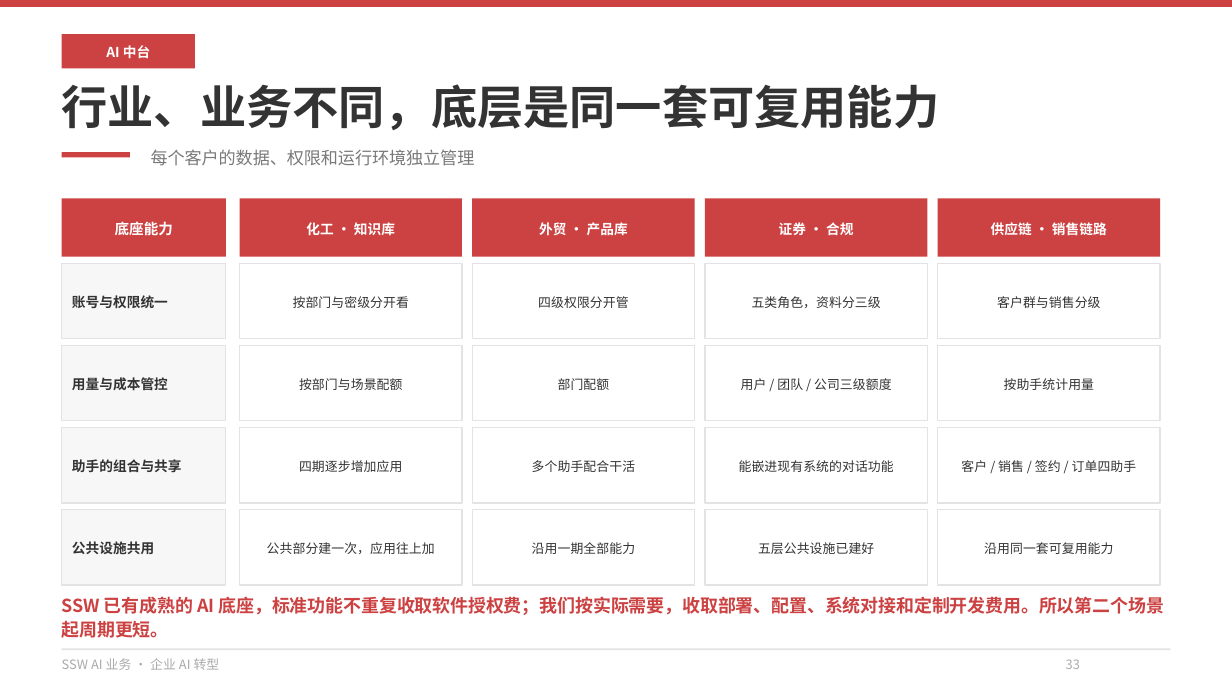
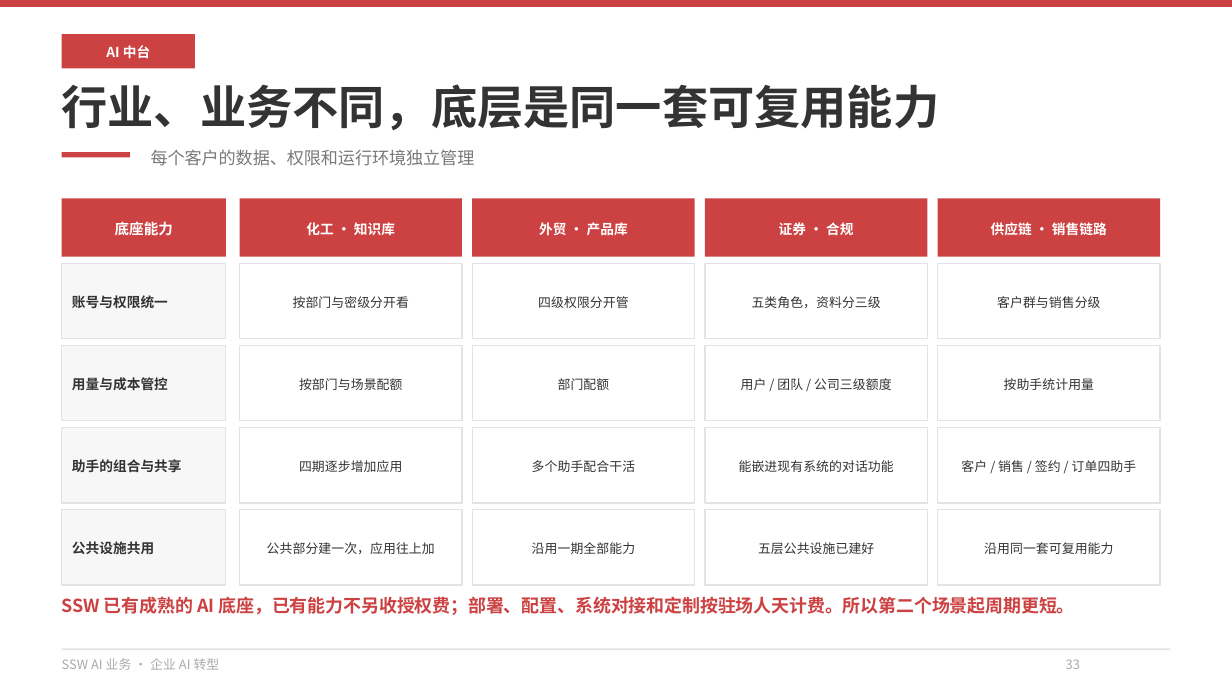
Before and after one commit to hveraus/ssw-business, a slide deck: slide 33 of SSW AI 业务_v2/SSW AI 业务_v3.pptx. Drawn at 1232x693 pixels with LibreOffice and Linux fonts; fonts in the diff are those of the drawing. Boxes give left, top, right and bottom in pixels: in the first picture for what was removed or moved away, otherwise in the second. Text is boxed around its words. In the diff, an @@ line names an element or a change of style, - is before the commit and + after.

Commit message:
第一步：统一收费与安全口径
- P40：去掉代采/代管代付/垫资口径，改为费用直结 + 按驻场人天协助
- P41：带宽费改为付给线路服务商（第三方直付）
- P09：「代采主流模型」改为「模型选型与采购协助」
- P33/P56：删除「标准功能不重复收取软件授权费」，统一为按驻场人天计费
- P59：「都可以写进合同」收敛为「支持写入合同条款与验收清单，以合同约定为准」；「数据不外流」改为「数据去向可确认」
- P47–P49：落地支持加资格边界（不提供绕过地区限制的方案）
- P12：加一期口径桥接注（不等同 P54 完整路径）
- P54：周期注释同步（单场景 2–4 个月 / 供应链约半年 / 完整路径 5–9 个月）

```diff
--- a/SSW AI 业务_v2/SSW AI 业务_v3.pptx
+++ b/SSW AI 业务_v2/SSW AI 业务_v3.pptx
@@ text at (62, 596, 1075, 615): text changed @@
-SSW 已有成熟的 AI 底座，标准功能不重复收取软件授权费；我们按实际需要，收取部署、配置、系统对接和定制开发费用。所以第二个场景起周期更短。
+SSW 已有成熟的 AI 底座，已有能力不另收授权费；部署、配置、系统对接和定制按驻场人天计费。所以第二个场景起周期更短。
```
Also in this commit, not shown: 10 other slides changed, 1 other file.
